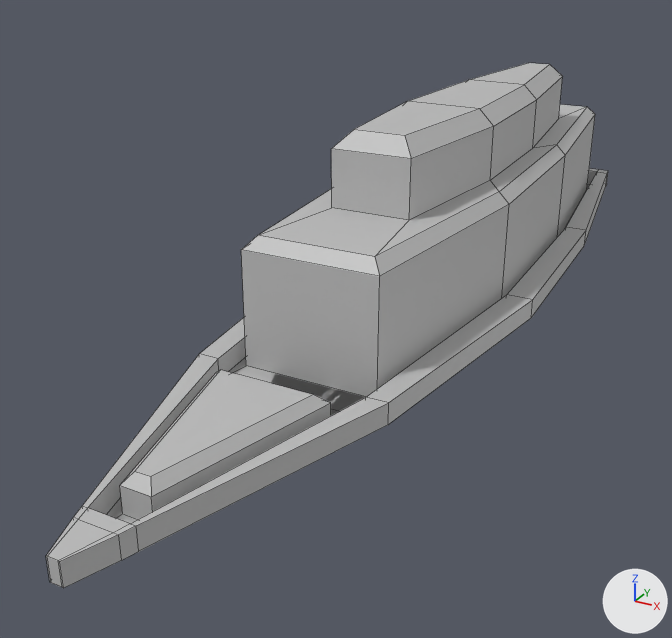
What one commit did to the FBX model Factory/Assets/Meshes/Building Pieces/Split/Titanic/T03.fbx.
Both versions are drawn from a 50 mm camera at (0.075, -0.179, 0.163) aimed at (-0.011, -0.021, 0.084). The axes (+X, +Y, +Z) are drawn at lower right. The lights are the same throughout. Mesh edges are drawn as thin lines. Where no turn or scale is listed for an object, it has been applied to the vertices.
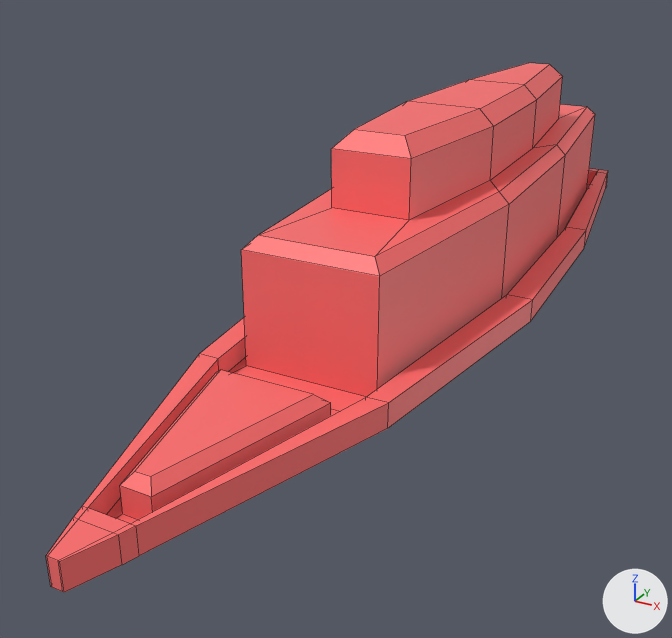
Where the change shows, as pixel boxes (x1, y1, x2, y2) in the pictures (672 x 638 px; the box of a moved part takes in the faces that stretch with it):
'polySurface1', recoloured, reshaped (grey to red): before (46, 63, 608, 588); after (46, 63, 608, 593)
part 1 of me_mesh, moved or reshaped: before (46, 403, 389, 588); after (46, 403, 389, 593)
part 2 of me_mesh, moved or reshaped: before (388, 300, 533, 424); after (388, 300, 533, 428)
part 3 of me_mesh, moved or reshaped: before (108, 176, 607, 521); after (531, 176, 607, 320)

Edits to the bpy script that builds the scene:
```text
Add mat_red_split_material_red_split_material:
    mat_red_split_material_red_split_material = principled_material('Red_Split_Material:Red_Split_Material')
    mat_red_split_material_red_split_material.base_color = (1.0, 0.154, 0.154)  # red #ff6d6d
Change me_mesh:
    used by ob_polysurface1; location = (0.0, 0.0, 0.0595)
    remove me_mesh.from_pydata(...)  # 122 vertices, 112 faces; spans x -0.026..0.026, y -0.114..0.106, z 0.026..0.066
    remove me_mesh.materials.append(mat_split_material_lambert2)  # grey #bebebe
    add me_mesh.from_pydata(...)  # 122 vertices, 112 faces; spans x -0.026..0.026, y -0.114..0.106, z 0.025..0.066
    me_mesh part 1: 10 of the vertices in x -0.019..0.019, y -0.114..-0.058, z 0.026 are moved by (0.0, 0.0, -0.001)
    me_mesh part 2: 2 of the vertices in x -0.026..0.026, y -0.005, z 0.026 are moved by (0.0, 0.0, -0.001)
    me_mesh part 3: 2 of the vertices in x -0.023..0.023, y 0.045, z 0.026 are moved by (0.0, 0.0, -0.001)
    add me_mesh.materials.append(mat_red_split_material_red_split_material)  # red #ff6d6d
```
